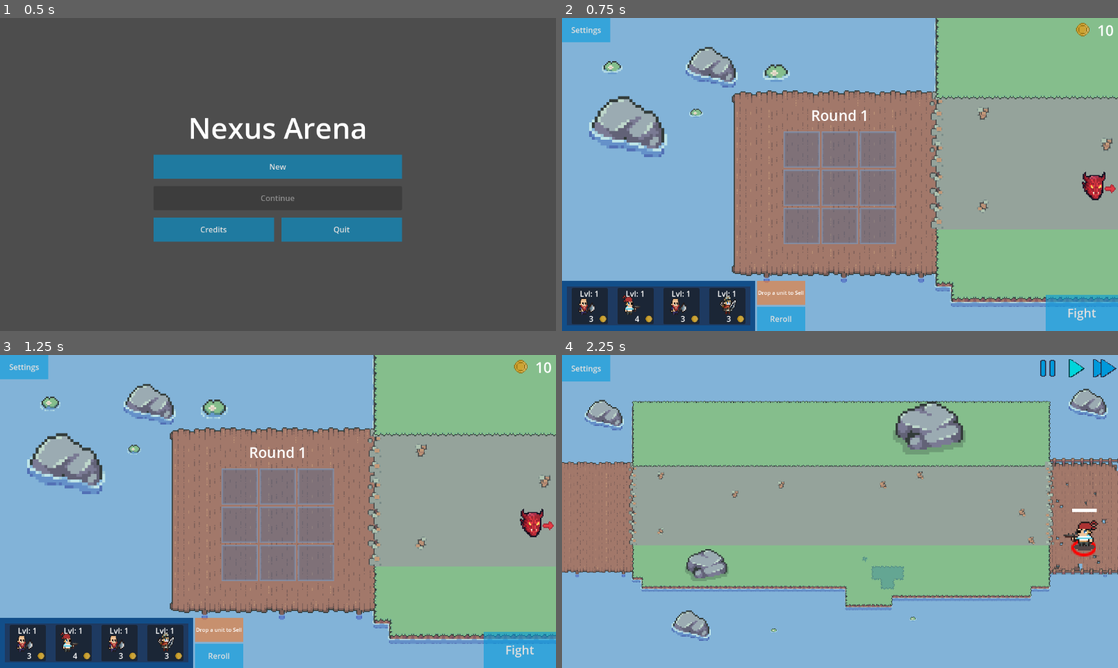
Above: before the commit, frames 1-4 (two rows, left to right).
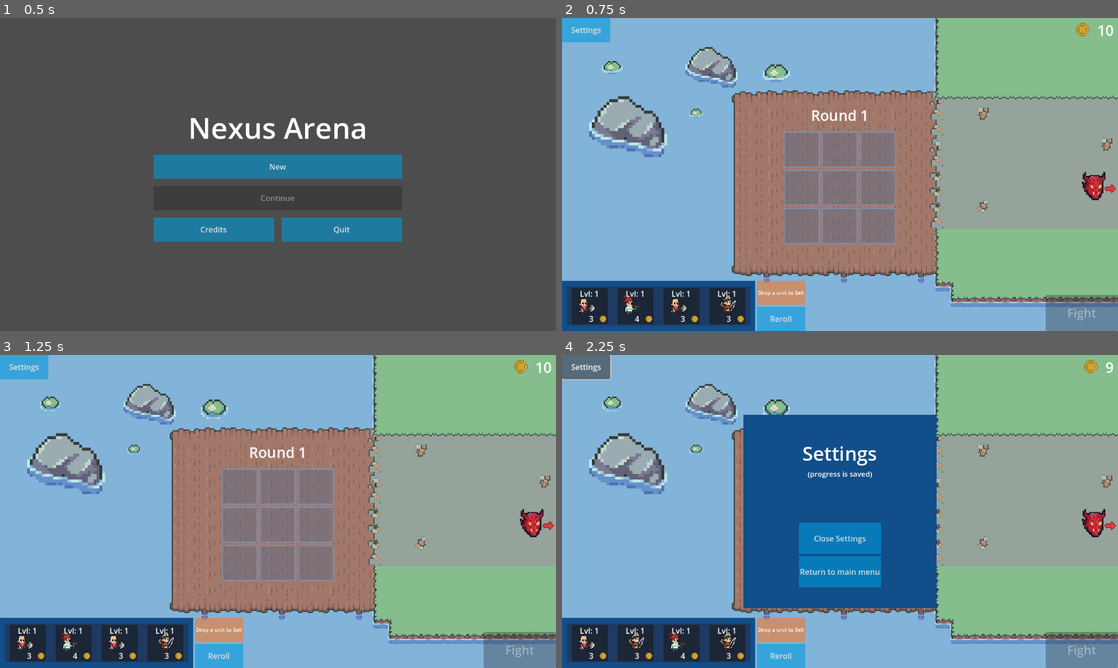
Above: after the commit, the same moments.

Repository: FontysRyan/PizzaProject1St2
Game: Godot game, scene res://Scenes/Mainmenu.tscn
The game is run twice, just before and just after one commit, with the same random seed, the same clock (stepped at 60 frames per second) and the same inputs.
Inputs:
- Up to frame 1 (0.5 s): no input
- Up to frame 2 (0.75 s): click "New" at 0.5 s
- Up to frame 3 (1.25 s): no input
- Up to frame 4 (2.25 s): click "Reroll" at 1.25 s; click "Fight" (after the commit: "Settings") at 2 s

Frame 1 is identical in both runs. In frame 2, 1.5% of the frame differs, in the area x 87-100%, y 88-100%; in frame 3, 1.5%; in frame 4, 72%, in the area x 0-100%, y 0-100%.

Commit message:
bug fixies

Diff:
--- a/Assets/UI/BuildScreen (UI).tscn
+++ b/Assets/UI/BuildScreen (UI).tscn
@@ -400,6 +400,7 @@
 size_flags_vertical = 8
 theme_override_font_sizes/font_size = 25
 theme_override_styles/normal = SubResource("StyleBoxFlat_k2x8r")
+disabled = true
 text = "Fight"
 script = ExtResource("7_eabrk")
 
--- a/Assets/UI/Scripts/Player_Build_manager.gd
+++ b/Assets/UI/Scripts/Player_Build_manager.gd
@@ -13,6 +13,7 @@
 	for panel: Panel in get_children():
 		var slot_index = int(panel.name.replace("Panel_", ""))
 		if Stats.units.size() != 0:
+			$"../../BottomBar/FightButton".disabled = false
 			var unit = Stats.units[slot_index-1]
 			if unit != null:
 				var child_name: Unit_Panel = null
@@ -42,6 +43,7 @@
 				if panel.get_child_count() > 0:
 					var unit_tile = panel.get_child(0)
 					if unit_tile.scene_file_path != "res://Assets/UI/PlacementIndicator.tscn":
+						$"../../BottomBar/FightButton".disabled = false
 						if "panel" in unit_tile and unit_tile.panel:
 							var child_name: Unit_Panel = null
 							var p = unit_tile.panel
@@ -68,6 +70,7 @@
 				if panel.get_child_count() > 0:
 					var unit_tile = panel.get_child(0)
 					if unit_tile.scene_file_path != "res://Assets/UI/PlacementIndicator.tscn":
+						$"../../BottomBar/FightButton".disabled = false
 						if "panel" in unit_tile and unit_tile.panel:
 							var child_name: Unit_Panel = null
 							var p = unit_tile.panel
Not shown, changed: export_presets.cfg
